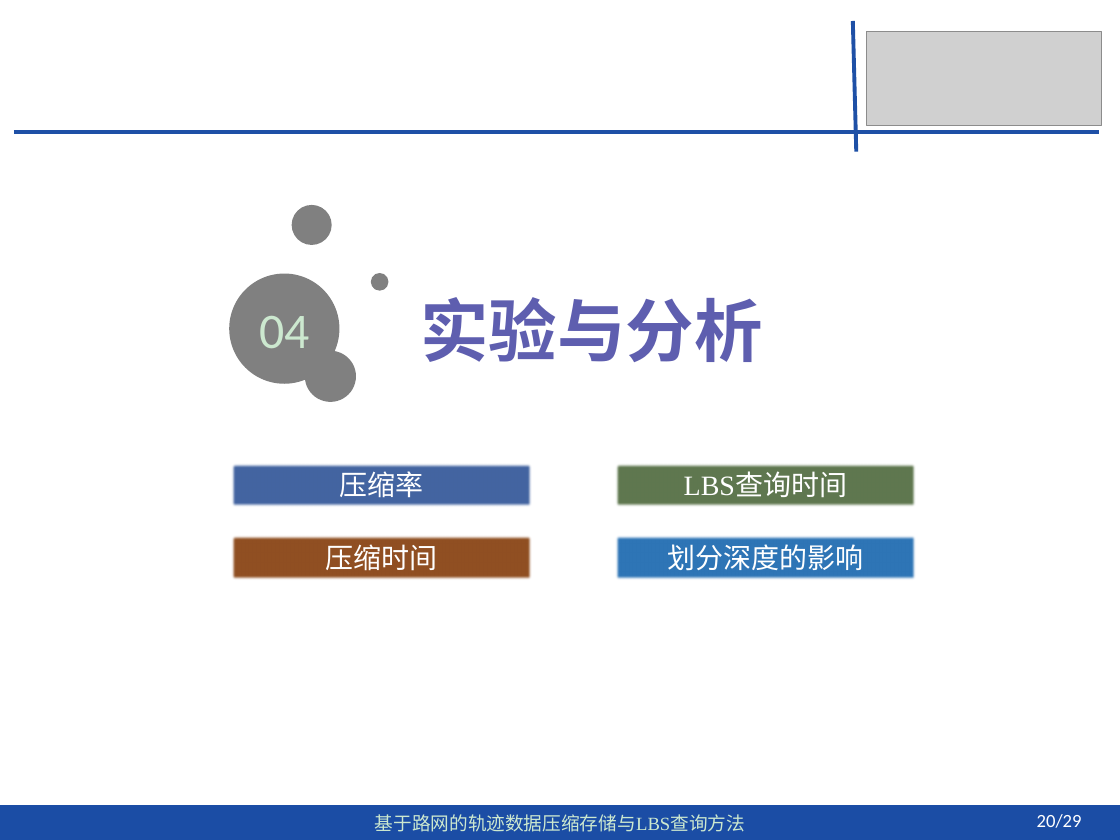
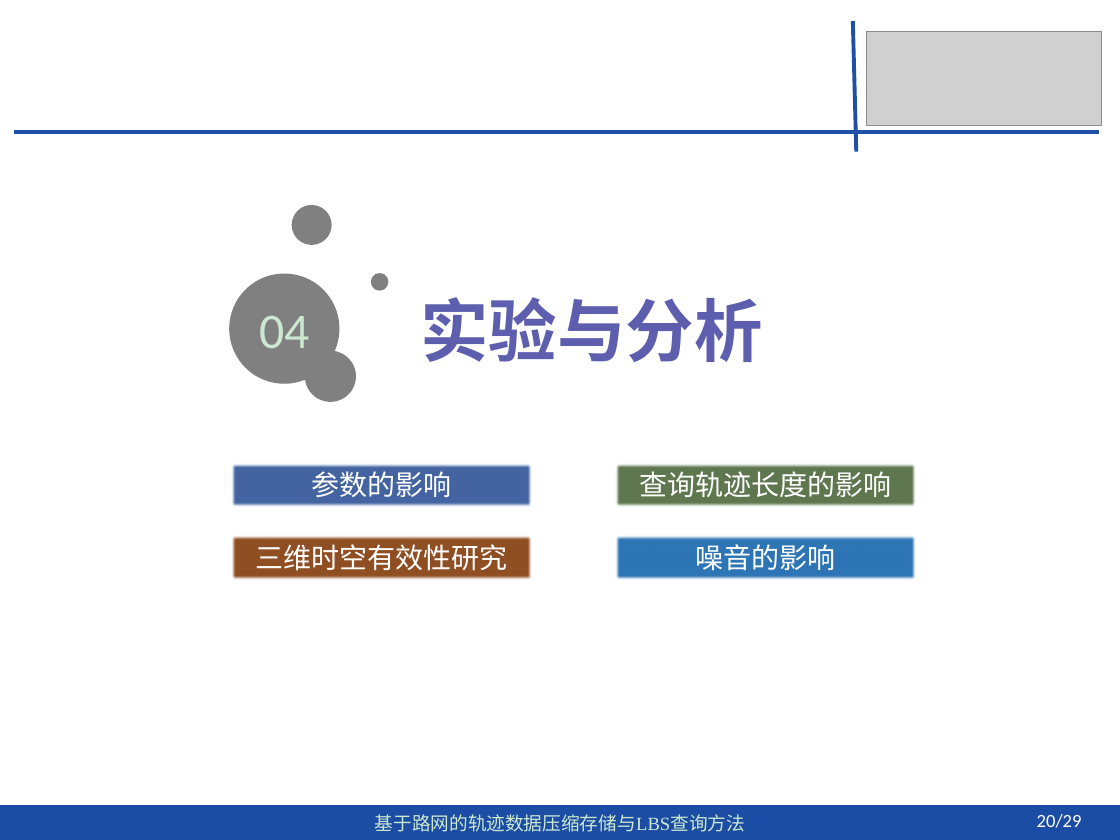
Before and after one commit to dingguangwei/biyelunwen, a slide deck: slide 26 of 答辩——毕设.pptx (slide 49 before the commit). Drawn at 1120x840 pixels with LibreOffice and Linux fonts; fonts in the diff are those of the drawing; grey boxes stand for pictures. Boxes give left, top, right and bottom in pixels: in the first picture for what was removed or moved away, otherwise in the second. Text is boxed around its words. In the diff, an @@ line names an element or a change of style, - is before the commit and + after.

```diff
--- a/答辩——毕设.pptx
+++ b/答辩——毕设.pptx
@@ text in rectangle at [311, 471, 451, 497]: text changed @@
-压缩率
+参数的影响
@@ text in rectangle at [639, 471, 891, 497]: text changed @@
-LBS查询时间
+查询轨迹长度的影响
@@ text in rectangle at [255, 544, 507, 571]: text changed @@
-压缩时间
+三维时空有效性研究
@@ text in rectangle at [695, 544, 835, 571]: text changed @@
-划分深度的影响
+噪音的影响
```
Also in this commit, not shown: 17 other slides changed, 7 slides added, 34 slides removed, 2 other files.
